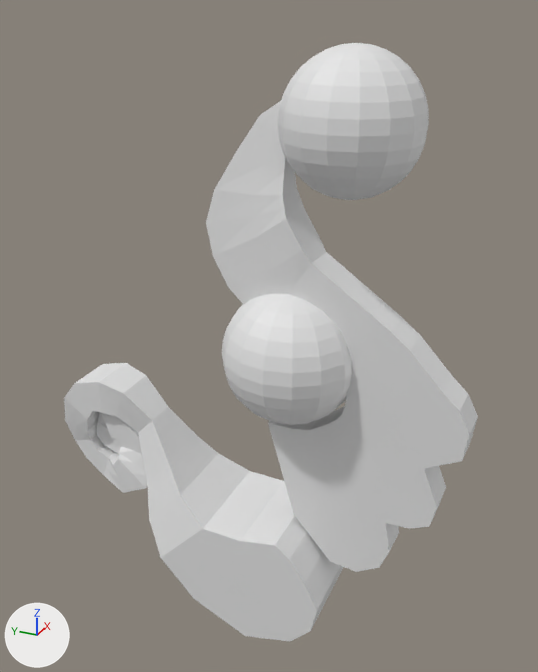
What one commit did to the Blender file Blender/flower.blend.
Before and after are seen from a 50 mm camera at (-4.18, -1.93, 4.48) aimed at (0.13, 0.01, 2.32). Lighting does not change. The marker at lower left points along +X, +Y and +Z. The same objects are shown in both versions, whatever each file hides.

Names of what the first picture shows: 'InnerEye', 'blue', 'outerEye', 'pink'.
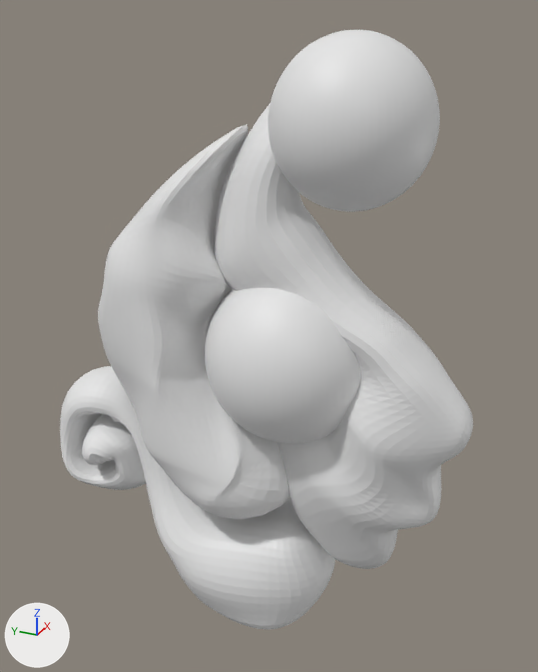
Commit message: Flower edit

Location of each change, [x1, y1, x2, y2] in pixels of the pictures (538 x 672 px):
```json
{"object": "pink", "change": "reshaped, modifiers changed", "before": [206, 101, 478, 572], "after": [215, 104, 473, 569]}
{"object": "blue", "change": "reshaped, modifiers changed", "before": [64, 363, 343, 642], "after": [60, 366, 335, 630]}
{"object": "Cube", "change": "added", "after": [98, 124, 290, 519]}
{"object": "outerEye", "change": "mesh rescaled", "before": [278, 43, 429, 200], "after": [268, 30, 440, 212], "on screen": "14% wider, 16% taller"}
{"object": "InnerEye", "change": "mesh rescaled", "before": [222, 294, 352, 425], "after": [205, 288, 361, 444], "on screen": "20% wider, 19% taller"}
```

Scene script edits in JSON lines:
```json
{"block": "me_cube_001", "where": "# used by ob_blue; location = (0.0, 0.0, 0.538); scale = (0.398, 0.398, 0.398)"}
{"op": "remove", "block": "me_cube_001", "code": "me_cube_001.from_pydata(...)  # 177 vertices, 174 faces, 1 loose edge; spans x -1.0..1.0, y -1.5..4.2, z -1.26..3.26"}
{"op": "add", "block": "me_cube_001", "code": "me_cube_001.from_pydata(...)  # 177 vertices, 174 faces, 1 loose edge; spans x -1.51..1.51, y -1.48..4.41, z -1.22..3.33"}
{"block": "me_cube_001", "change": "me_cube_001 part 1: 176 of 177 vertices moved; they spanned x -1.0..1.0, y -1.5..4.2, z -1.26..3.26 and now span x -1.51..1.51, y -1.48..4.41, z -1.22..3.33; mean shift (0.0, 0.01, -0.03); largest move (-0.29, 3.18, 1.97) -> (-1.29, 3.01, 1.83)"}
{"block": "me_cube_003", "where": "# used by ob_pink; location = (0.0, 0.0, 2.102); scale = (0.417, 1.11, 1.11)"}
{"op": "remove", "block": "me_cube_003", "code": "me_cube_003.from_pydata(...)  # 166 vertices, 164 faces; spans x -0.28..0.43, y -1.31..0.33, z -1.28..1.82"}
{"op": "add", "block": "me_cube_003", "code": "me_cube_003.from_pydata(...)  # 194 vertices, 192 faces; spans x -1.03..1.03, y -1.33..0.33, z -1.33..1.85"}
{"block": "me_cube_003", "change": "me_cube_003 part 2: 1 vertex moved within x 0.34, y -1.18, z -0.6; 163 vertices removed from x -0.28..0.43, y -1.31..0.33, z -1.28..1.82; 191 vertices added at x -1.03..1.03, y -1.33..0.33, z -1.33..1.85"}
{"block": "me_sphere", "where": "me_sphere.from_pydata(...)  # 242 vertices, 256 faces; spans x -1.0..1.0, y -1.0..1.0, z -1.0..1.0"}
{"block": "me_sphere", "where": "# used by ob_innereye; location = (0.004, -0.216, 2.286); scale = (0.475, 0.475, 0.475)"}
{"block": "me_sphere", "change": "me_sphere part 3: the whole mesh is scaled about its middle by 1.27"}
{"block": "me_sphere_001", "where": "me_sphere_001.from_pydata(...)  # 242 vertices, 256 faces; spans x -1.0..1.0, y -1.0..1.0, z -1.0..1.0"}
{"block": "me_sphere_001", "where": "# used by ob_outereye; location = (0.0, -0.571, 3.815); scale = (0.429, 0.429, 0.429)"}
{"block": "me_sphere_001", "change": "me_sphere_001 part 4: the whole mesh is scaled about its middle by 1.16"}
{"op": "add", "block": "me_cube", "code": ["me_cube = bpy.data.meshes.new('Cube')", "me_cube.from_pydata(...)  # 256 vertices, 254 faces; spans x -2.6..2.6, y -4.14..2.43, z -5.87..7.64"]}
{"op": "add", "block": "ob_blue", "code": "_m = ob_blue.modifiers.new('Subdivision', 'SUBSURF')"}
{"op": "add", "block": "ob_blue", "code": "_m.levels = 2"}
{"op": "add", "block": "ob_pink", "code": "_m = ob_pink.modifiers.new('Subdivision', 'SUBSURF')"}
{"op": "add", "block": "ob_pink", "code": "_m.levels = 2"}
{"op": "add", "block": "ob_cube", "code": ["ob_cube = bpy.data.objects.new('Cube', me_cube)", "ob_cube.location = (0.015, 0.616, 2.344)", "ob_cube.scale = (0.245, 0.245, 0.245)", "_m = ob_cube.modifiers.new('Subdivision', 'SUBSURF')", "_m.levels = 2"]}
```
